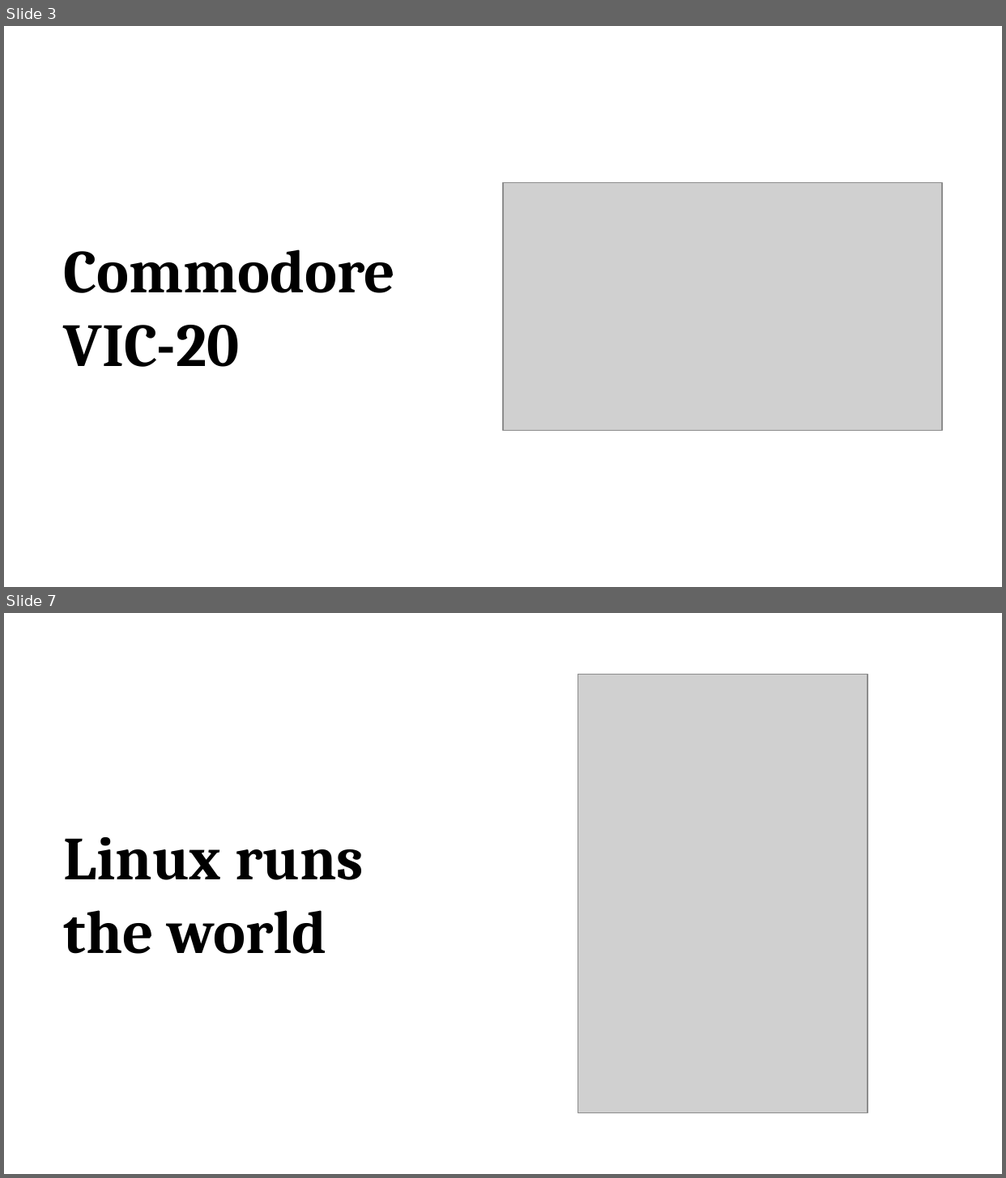
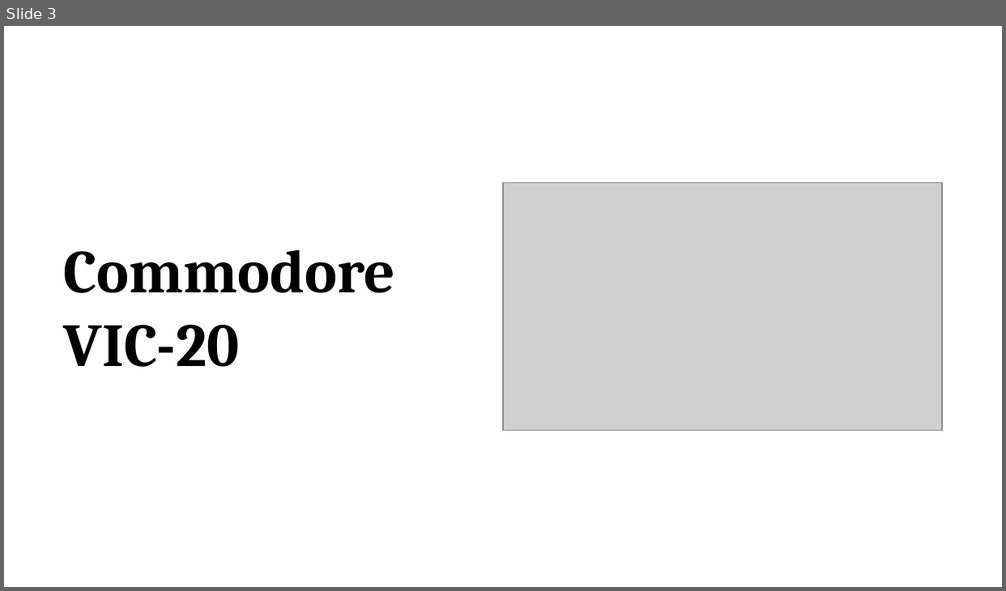
Before and after one commit to promilek2/Najs, a slide deck: Linus_Torvalds.pptx. Shown one above the other, each under a label of ours: slides 3 and 7 before the commit, slide 3 after it; the slides between them are not shown. The pictures are 1006x1178 and 1006x591 pixels, drawn with LibreOffice and Linux fonts; fonts in the diff are those of the drawing; grey boxes stand for pictures. Boxes give left, top, right and bottom in pixels: in the first picture for what was removed or moved away, otherwise in the second. Text is boxed around its words. In the diff, an @@ line names an element or a change of style, - is before the commit and + after.

```diff
--- a/Linus_Torvalds.pptx
+++ b/Linus_Torvalds.pptx
@@ slide 7 removed at (4, 613, 1002, 1174), background #FFFFFF @@
@@ picture removed at (577, 674, 867, 1113) @@
@@ text removed at (64, 837, 364, 954) @@
-Linux runs the world
```
Also in this commit, not shown: 3 slides changed, 3 slides added, 2 other slides removed, 1 other file.
